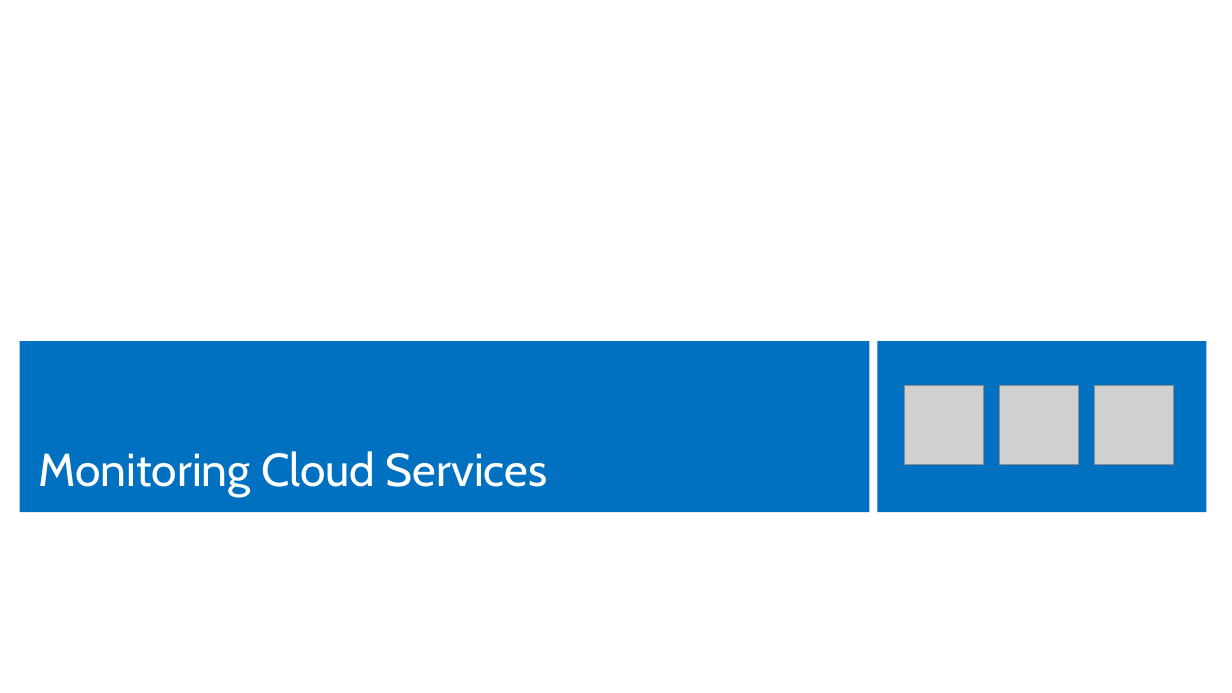
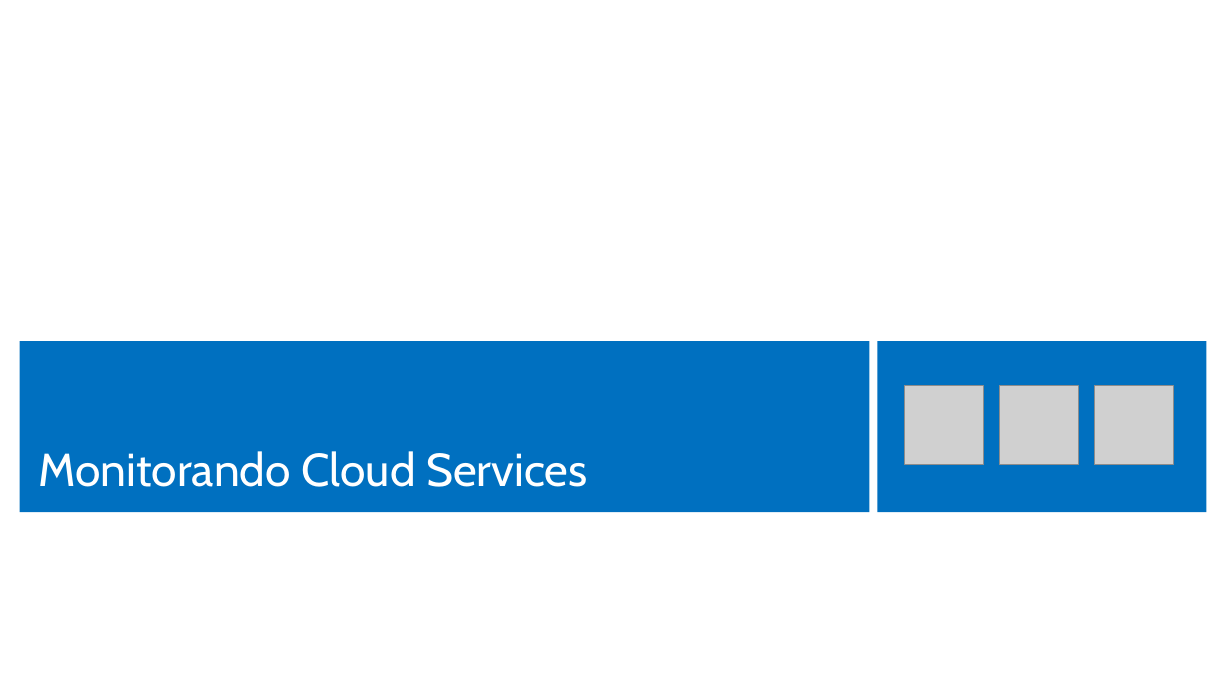
Before and after one commit to Evilazaro/MCSDAzureTraining, a slide deck: slide 48 of Design and Implement Cloud Services/Design and Implement Cloud Services.pptx (slide 49 before the commit). Drawn at 1232x693 pixels with LibreOffice and Linux fonts; fonts in the diff are those of the drawing; grey boxes stand for pictures. Boxes give left, top, right and bottom in pixels: in the first picture for what was removed or moved away, otherwise in the second. Text is boxed around its words. In the diff, an @@ line names an element or a change of style, - is before the commit and + after.

Commit message:
Tradução Arquitetura do Cloud Service

```diff
--- a/Design and Implement Cloud Services/Design and Implement Cloud Services.pptx
+++ b/Design and Implement Cloud Services/Design and Implement Cloud Services.pptx
@@ text at bbox=[39, 451, 587, 487]: text changed @@
-Monitoring Cloud Services
+Monitorando Cloud Services
```
Also in this commit, not shown: 21 other slides changed, 1 slide added, 2 slides removed.
